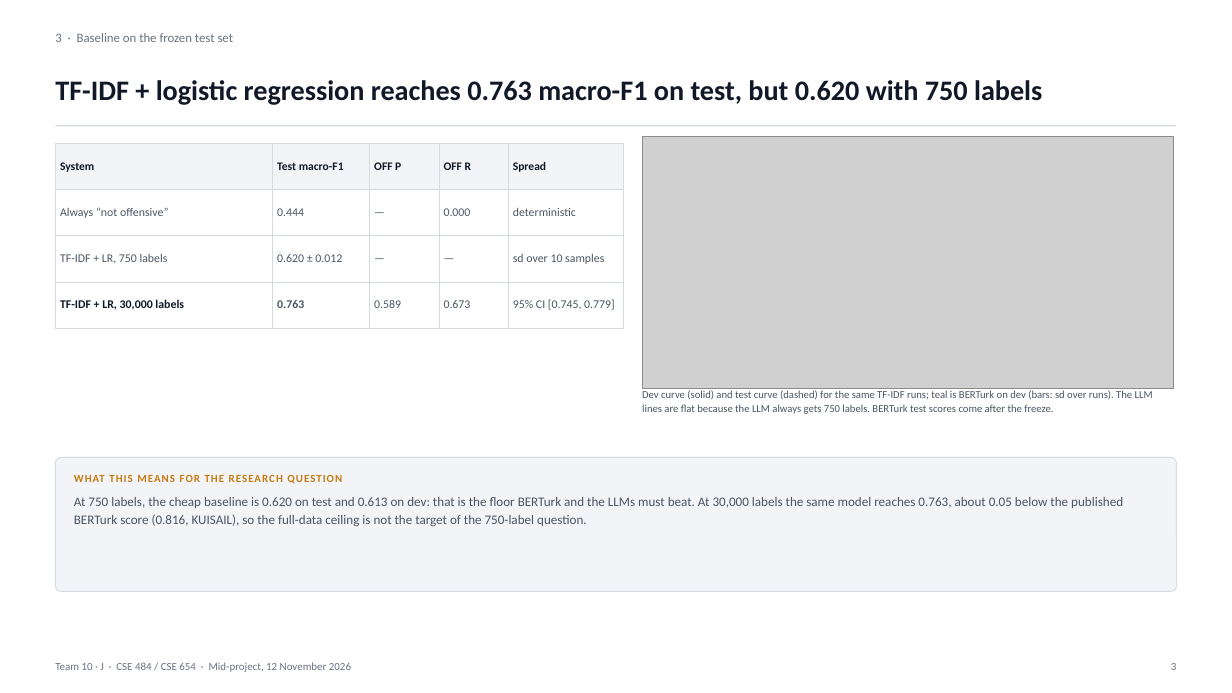
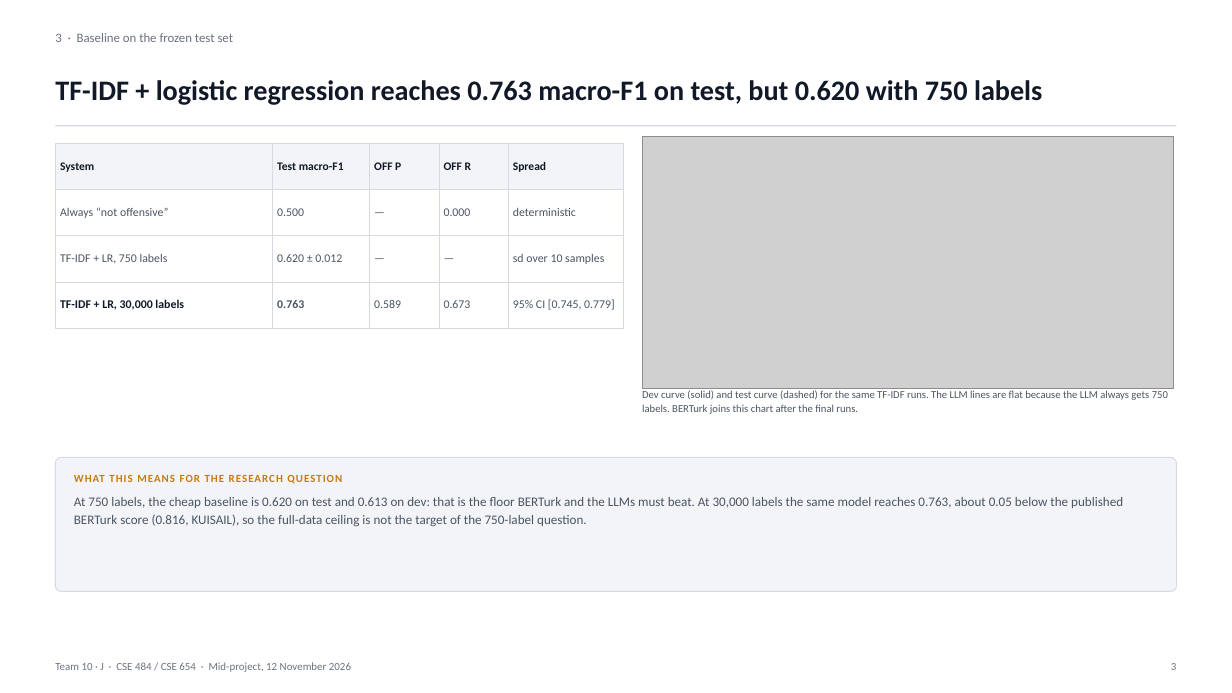
Before and after one commit to VesileHann/offenseval-tr-midproject, a slide deck: slide 3 of paper/Team10_MidProject.pptx. Drawn at 1232x693 pixels with LibreOffice and Linux fonts; fonts in the diff are those of the drawing; grey boxes stand for pictures. Boxes give left, top, right and bottom in pixels: in the first picture for what was removed or moved away, otherwise in the second. Text is boxed around its words. In the diff, an @@ line names an element or a change of style, - is before the commit and + after.

Commit message:
Revert "paper: add BERTurk results and owners to the mid-project deck"
This reverts commit d0111e65f37f4d2c0830d0dfc421bb6ef41ed2a7.

```diff
--- a/paper/Team10_MidProject.pptx
+++ b/paper/Team10_MidProject.pptx
@@ table at [55, 143, 624, 314] @@
-row 2, column 2: 0.444
+row 2, column 2: 0.500
@@ text at [642, 390, 1168, 414]: text changed @@
-Dev curve (solid) and test curve (dashed) for the same TF-IDF runs; teal is BERTurk on dev (bars: sd over runs). The LLM lines are flat because the LLM always gets 750 labels. BERTurk test scores come after the freeze.
+Dev curve (solid) and test curve (dashed) for the same TF-IDF runs. The LLM lines are flat because the LLM always gets 750 labels. BERTurk joins this chart after the final runs.
```
Also in this commit, not shown: 9 other slides changed, 2 other files.
